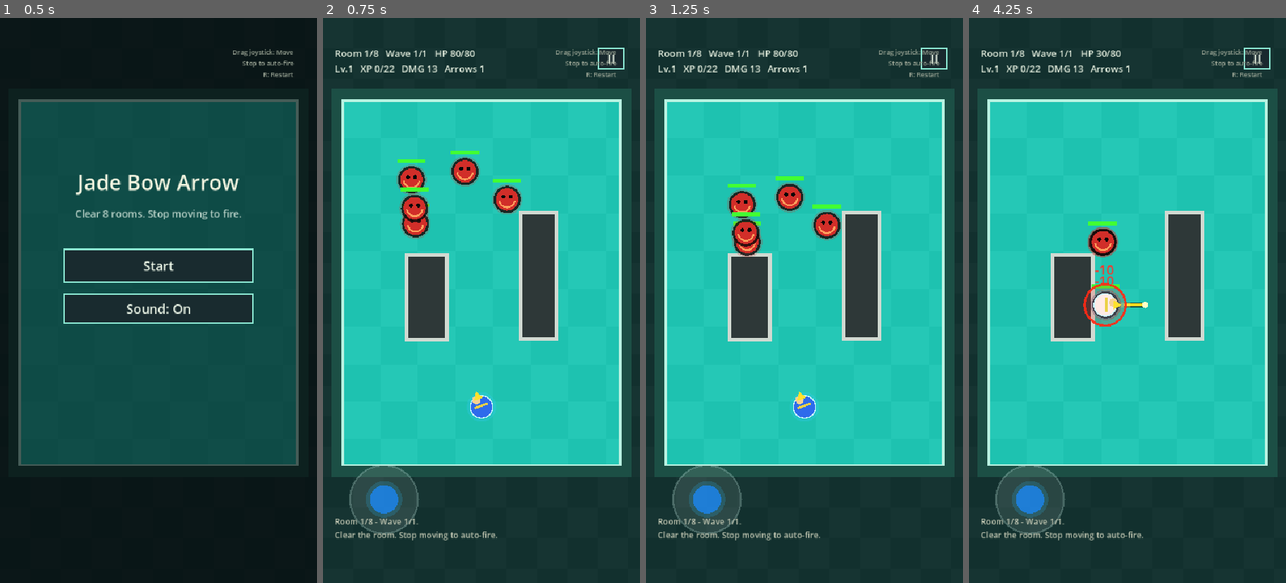
Above: before the commit, frames 1-4 (left to right).
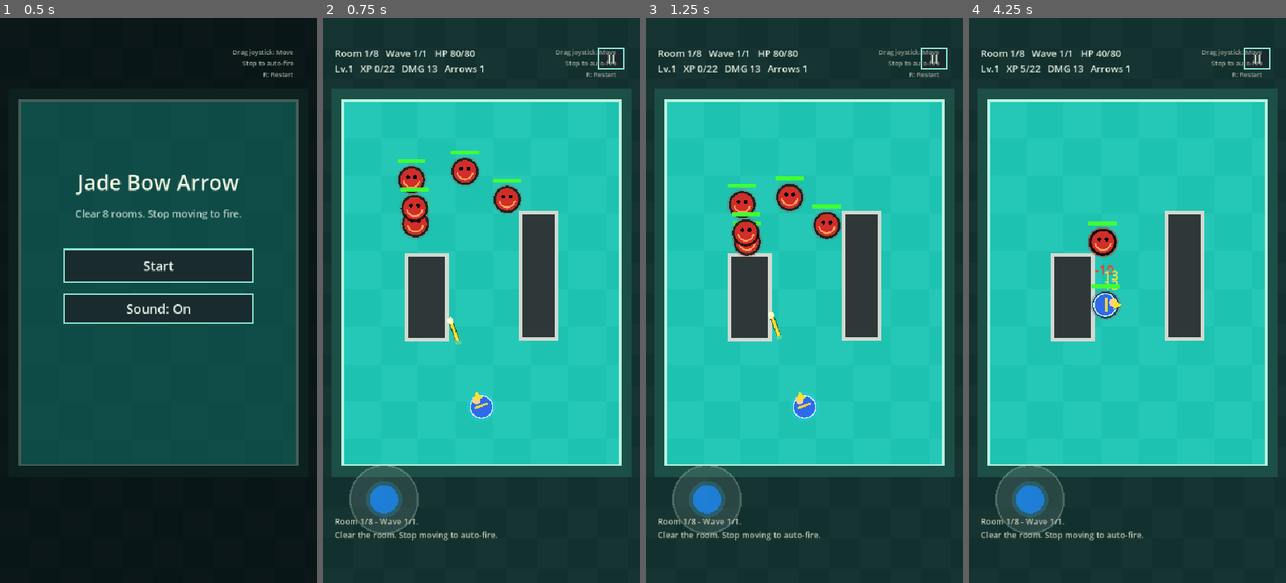
Above: after the commit, the same moments.

Repository: Stoner609/jade-bow-arrow
Game: Godot game, scene res://Main.tscn
Two runs of this game, one before a commit and one after it. Both use one fixed random seed, a clock stepped at 60 frames per second and the inputs below.
Inputs (mouse positions are in pixels of both pictures, inside the frame that each line leads up to):
- Up to frame 1 (0.5 s): no input
- Up to frame 2 (0.75 s): click "Start" at 0.5 s
- Up to frame 3 (1.25 s): no input
- Up to frame 4 (4.25 s): tap Enter at 1.25 s; move the mouse to (1111, 413) at 1.27 s; hold Up (move_up) 1.28-2 s; tap 1 at 1.35 s; click (1111, 413) at 1.42 s; drag from (1222, 385) to (1111, 413) at 2.02 s; move the mouse to (1032, 215) at 2.77 s; hold Left (move_left) 2.78-3.5 s; tap 3 at 2.85 s; drag from (1143, 300) to (1032, 215) at 3.52 s

Frame 1 is identical in both runs. In frame 2, less than 0.1% of the frame differs, in the area x 39-44%, y 52-58%; in frame 3, less than 0.1%; in frame 4, 0.9%, in the area x 16-57%, y 5-55%.

Commit message:
Implement lifecycle management for projectiles and pickups, optimizing the player's interaction logic with pickups

Diff:
--- a/scripts/core/game.gd
+++ b/scripts/core/game.gd
@@ -165,7 +165,25 @@
 	var node := ProjectileScene.instantiate() as Node2D
 	projectile_layer.add_child(node)
 	node.sync_from_model(projectile, kind)
+	node.expired.connect(_on_projectile_expired)
 	return node
+
+
+# 用途：接收投射物節點生命週期結束事件，並從資料陣列移除。
+func _on_projectile_expired(projectile: Dictionary) -> void:
+	if _remove_projectile_from(arrows, projectile):
+		return
+	_remove_projectile_from(enemy_shots, projectile)
+
+
+# 用途：從指定投射物陣列移除同一筆資料與節點。
+func _remove_projectile_from(projectiles: Array, projectile: Dictionary) -> bool:
+	for i in range(projectiles.size() - 1, -1, -1):
+		if projectiles[i] == projectile:
+			_free_entity_node(projectiles[i])
+			projectiles.remove_at(i)
+			return true
+	return false
 
 
 # 用途：建立拾取物資料與對應的場景節點。
@@ -179,7 +197,22 @@
 	var node := PickupScene.instantiate() as Node2D
 	pickup_layer.add_child(node)
 	node.sync_from_model(pickup)
+	node.set_player_position(player.pos)
+	node.picked.connect(_on_pickup_picked)
 	return node
+
+
+# 用途：接收拾取物節點抵達玩家事件，套用獎勵並移除資料。
+func _on_pickup_picked(pickup: Dictionary) -> void:
+	if not pickups.has(pickup):
+		return
+	if pickup.kind == "xp":
+		_gain_xp(int(pickup.value))
+	else:
+		player.hp = min(int(player.max_hp), int(player.hp) + int(pickup.value))
+		floating_texts.append({"pos": player.pos + Vector2(-18, -36), "text": "+%d" % int(pickup.value), "color": Color(0.25, 1.0, 0.45), "life": 0.72})
+	_free_entity_node(pickup)
+	pickups.erase(pickup)
 
 
 # 用途：同步目前資料模型到已建立的場景節點。
@@ -202,6 +235,7 @@
 	for pickup in pickups:
 		if not pickup.has("node") or not is_instance_valid(pickup.node):
 			pickup["node"] = _create_pickup_node(pickup)
+		pickup.node.set_player_position(player.pos)
 		pickup.node.sync_from_model(pickup)
 
 
@@ -380,13 +414,11 @@
 
 
 # 用途：更新玩家箭矢飛行、碰撞、穿透、彈射與命中傷害。
-func _update_arrows(delta: float) -> void:
+func _update_arrows(_delta: float) -> void:
 	for i in range(arrows.size() - 1, -1, -1):
 		var arrow: Dictionary = arrows[i]
-		arrow.pos += arrow.vel * delta
-		arrow.life -= delta
-
-		if not Constants.ARENA.has_point(arrow.pos) or _point_in_obstacle(arrow.pos, Constants.ARROW_RADIUS) or arrow.life <= 0.0:
+
+		if not Constants.ARENA.has_point(arrow.pos) or _point_in_obstacle(arrow.pos, Constants.ARROW_RADIUS):
 			_free_entity_node(arrow)
 			arrows.remove_at(i)
 			continue
@@ -404,6 +436,8 @@
 				var dir: Vector2 = (enemies[next].pos - arrow.pos).normalized()
 				arrow.vel = dir * 585.0
 				arrow.ricocheted = true
+				if arrow.has("node") and is_instance_valid(arrow.node):
+					arrow.node.set_velocity(arrow.vel)
 			else:
 				_free_entity_node(arrow)
 				arrows.remove_at(i)
@@ -465,13 +499,11 @@
 
 
 # 用途：更新敵人子彈飛行、撞牆消失與命中玩家傷害。
-func _update_enemy_shots(delta: float) -> void:
+func _update_enemy_shots(_delta: float) -> void:
 	for i in range(enemy_shots.size() - 1, -1, -1):
 		var shot: Dictionary = enemy_shots[i]
-		shot.pos += shot.vel * delta
-		shot.life -= delta
-
-		if not Constants.ARENA.has_point(shot.pos) or _point_in_obstacle(shot.pos, 7.0) or shot.life <= 0.0:
+
+		if not Constants.ARENA.has_point(shot.pos) or _point_in_obstacle(shot.pos, 7.0):
 			_free_entity_node(shot)
 			enemy_shots.remove_at(i)
 			continue
@@ -514,21 +546,11 @@
 		_log("You were overwhelmed. Press R to restart.")
 
 
-# 用途：處理拾取物靠近玩家時吸附、取得 XP 或回血的效果。
+# 用途：更新拾取物節點需要的玩家位置，吸附與拾取由 Pickup node 處理。
 func _update_pickups() -> void:
-	for i in range(pickups.size() - 1, -1, -1):
-		var pickup: Dictionary = pickups[i]
-		if pickup.pos.distance_to(player.pos) > 135.0:
-			continue
-		pickup.pos = pickup.pos.move_toward(player.pos, 7.0)
-		if pickup.pos.distance_to(player.pos) <= Constants.PLAYER_RADIUS + Constants.PICKUP_RADIUS:
-			if pickup.kind == "xp":
-				_gain_xp(int(pickup.value))
-			else:
-				player.hp = min(int(player.max_hp), int(player.hp) + int(pickup.value))
-				floating_texts.append({"pos": player.pos + Vector2(-18, -36), "text": "+%d" % int(pickup.value), "color": Color(0.25, 1.0, 0.45), "life": 0.72})
-			_free_entity_node(pickup)
-			pickups.remove_at(i)
+	for pickup in pickups:
+		if pickup.has("node") and is_instance_valid(pickup.node):
+			pickup.node.set_player_position(player.pos)
 
 
 # 用途：增加玩家經驗值，達成需求時升級並進入能力選擇。
--- a/scripts/pickups/pickup_node.gd
+++ b/scripts/pickups/pickup_node.gd
@@ -3,12 +3,33 @@
 const Constants := preload("res://scripts/core/constants.gd")
 const PickupModel := preload("res://scripts/pickups/pickup.gd")
 
+signal picked(pickup: Dictionary)
+
 var pickup_data: Dictionary = {}
+var player_position := Vector2.ZERO
+var active := false
 
 
 # 用途：接收目前拾取物資料，讓拾取物節點自行繪製視覺。
 func sync_from_model(pickup: Dictionary) -> void:
 	pickup_data = pickup
+	active = true
+	queue_redraw()
+
+
+# 用途：更新玩家位置，供吸附與拾取判定使用。
+func set_player_position(position: Vector2) -> void:
+	player_position = position
+
+
+# 用途：更新拾取物吸附行為，抵達玩家後發出拾取訊號。
+func _process(_delta: float) -> void:
+	if not active or pickup_data.is_empty():
+		return
+	if pickup_data.pos.distance_to(player_position) <= 135.0:
+		pickup_data.pos = pickup_data.pos.move_toward(player_position, 7.0)
+		if pickup_data.pos.distance_to(player_position) <= Constants.PLAYER_RADIUS + Constants.PICKUP_RADIUS:
+			picked.emit(pickup_data)
 	queue_redraw()
 
 
--- a/scripts/projectiles/projectile_node.gd
+++ b/scripts/projectiles/projectile_node.gd
@@ -2,14 +2,37 @@
 
 const CombatRenderer := preload("res://scripts/rendering/combat_renderer.gd")
 
+signal expired(projectile: Dictionary)
+
 var projectile_data: Dictionary = {}
 var projectile_kind := "player_arrow"
+var active := false
 
 
 # 用途：接收目前投射物資料，讓投射物節點自行繪製視覺。
 func sync_from_model(projectile: Dictionary, kind: String) -> void:
 	projectile_data = projectile
 	projectile_kind = kind
+	active = true
+	queue_redraw()
+
+
+# 用途：更新投射物飛行位置與生命週期，並將結果寫回資料模型。
+func _process(delta: float) -> void:
+	if not active or projectile_data.is_empty():
+		return
+	projectile_data.pos += projectile_data.vel * delta
+	projectile_data.life -= delta
+	if projectile_data.life <= 0.0:
+		expired.emit(projectile_data)
+	queue_redraw()
+
+
+# 用途：直接改變投射物速度，供彈射等規則使用。
+func set_velocity(velocity: Vector2) -> void:
+	if projectile_data.is_empty():
+		return
+	projectile_data.vel = velocity
 	queue_redraw()
 
 
--- a/tests/smoke_test.gd
+++ b/tests/smoke_test.gd
@@ -74,6 +74,20 @@
 		push_error("Projectile scene node was not instantiated.")
 		quit(1)
 		return
+	var arrow_start: Vector2 = game.arrows[0].pos
+	await process_frame
+	if game.arrows.is_empty() or game.arrows[0].pos == arrow_start:
+		push_error("Projectile scene node did not advance arrow position.")
+		quit(1)
+		return
+	var xp_before: int = game.player.xp
+	game._spawn_pickup(game.PickupModel.xp(game.player.pos + Vector2(24, 0), 3))
+	await process_frame
+	await process_frame
+	if game.player.xp <= xp_before:
+		push_error("Pickup scene node did not collect XP.")
+		quit(1)
+		return
 
 	game.hud_view.pause_requested.emit()
 	if game.mode != game.Mode.PAUSED:
